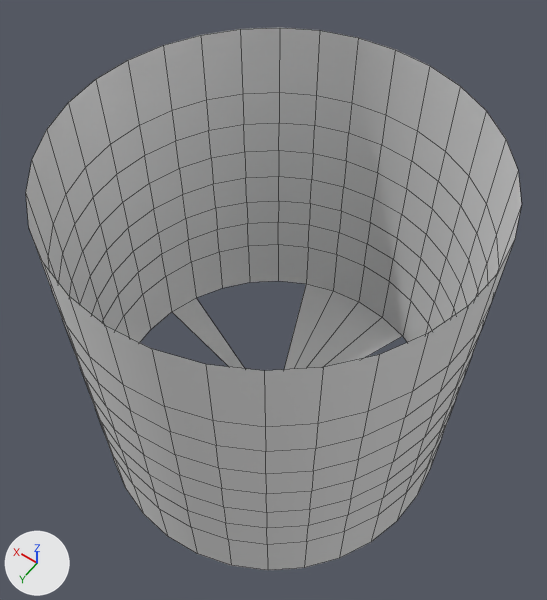
Two versions of the FBX model Assets/Model/Robot/AttackEffect/Laser/laser_notBottom.fbx, one commit apart.
The view is the same before and after, from a camera (50 mm lens) standing at (-0.686, 0.96, 2.059) and looking at (0.014, -0.02, 0.519). The lights are fixed; the arrows at lower left show +X, +Y and +Z. Mesh edges are drawn as thin lines. Vertices at the same position are counted once.

In view in the first picture: '円柱'.
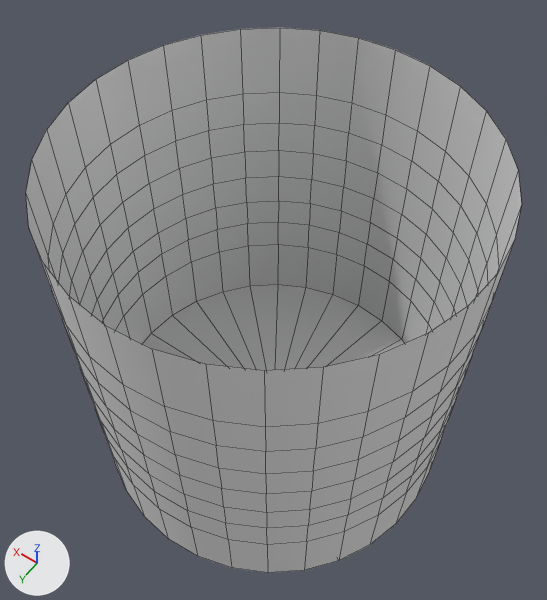
The edits, one by one:
me_円柱 is used by ob_円柱; location (0.0, 0.0, 0.0).
me_円柱 had 292 vertices, 268 faces and spanned x -0.5..0.5, y -0.5..0.5, z 0.0..1.0.
me_円柱 now has 289 vertices, 288 faces and spans x -0.5..0.5, y -0.5..0.5, z 0.0..1.0.
Part 1, on me_円柱:
3 vertices are removed from x 0.0, y 0.0, z 0.0.
12 faces are deleted.
32 vertices in x -0.5..0.5, y -0.5..0.5, z 0.019 move by (0.0, 0.0, -0.019).
32 new faces join them.

Location of each change, (x1, y1, x2, y2) in pixels of the pictures (547 x 600 px):
'円柱', reshaped
    before: (26, 27, 522, 570)
    after: (26, 27, 522, 573)
part 1 of me_円柱, built on
    before: (104, 244, 441, 570)
    after: (104, 244, 441, 573)
